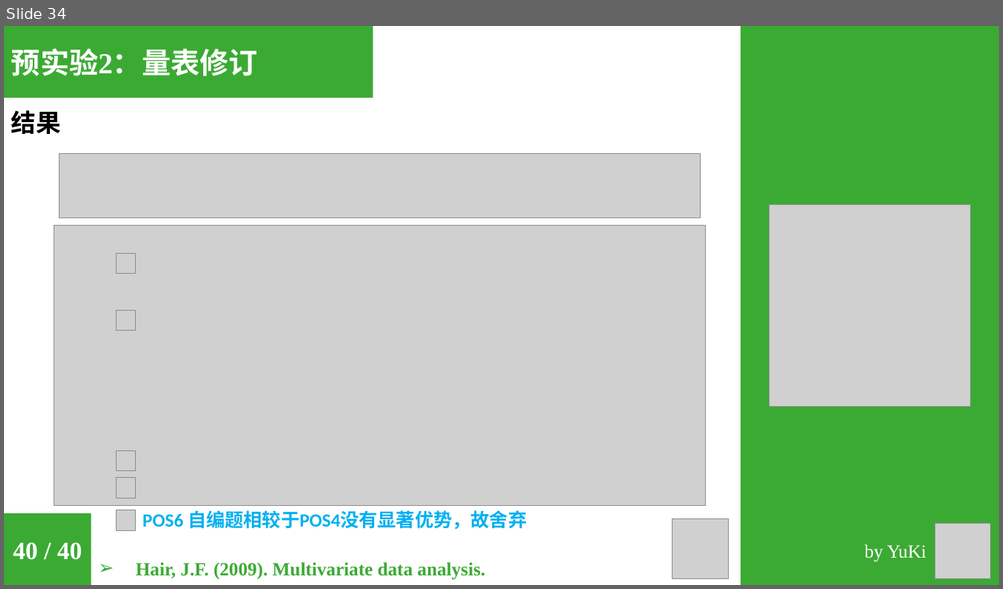
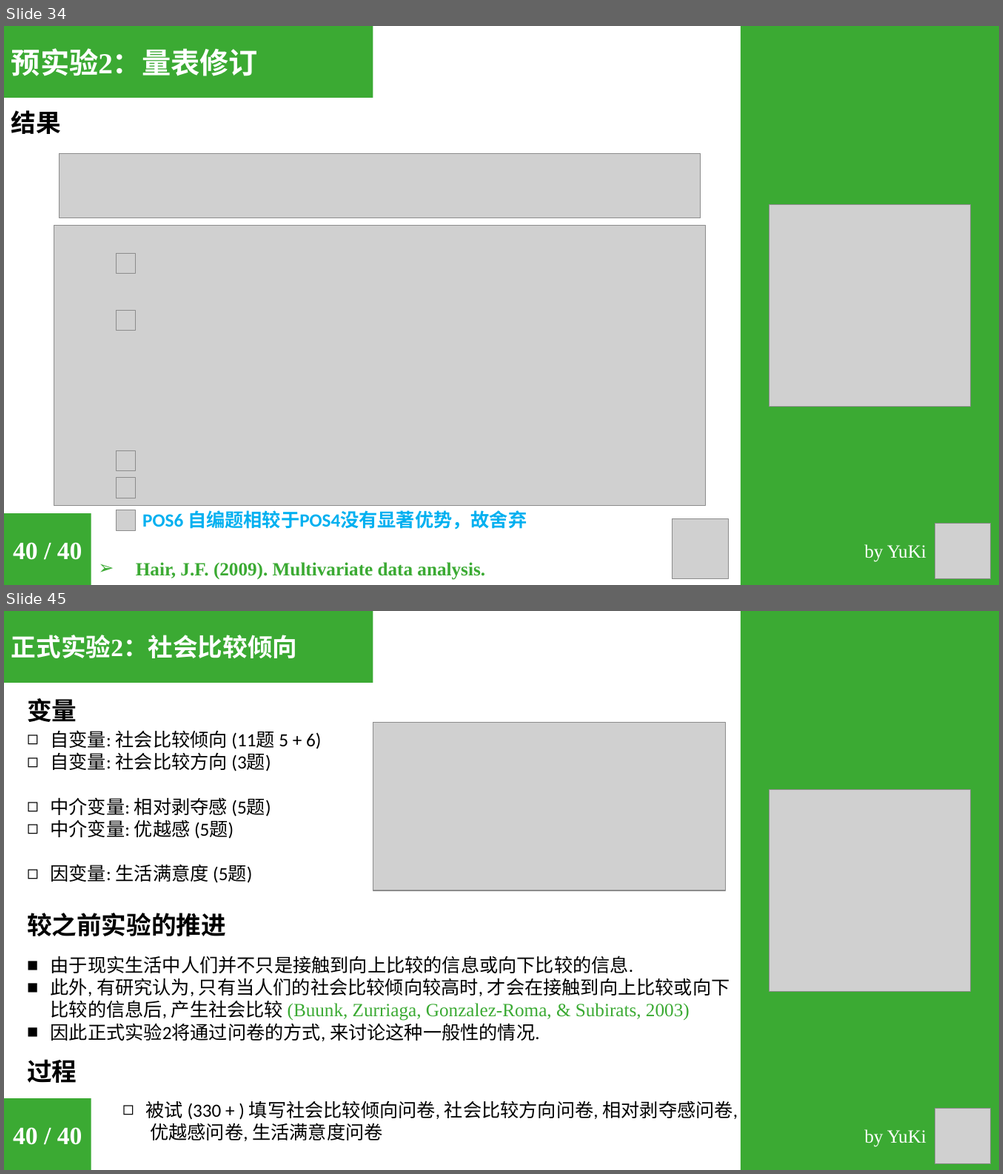
Before and after one commit to sinnyuki/SCO, a slide deck: 6_Reports/6_3_Midterm_Report/Midterm_Report.pptx. Shown one above the other, each under a label of ours: slide 34 before the commit, slides 34 and 45 after it; the slides between them are not shown. The pictures are 1003x589 and 1003x1174 pixels, drawn with LibreOffice and Linux fonts; fonts in the diff are those of the drawing; grey boxes stand for pictures. Boxes give left, top, right and bottom in pixels: in the first picture for what was removed or moved away, otherwise in the second. Text is boxed around its words. In the diff, an @@ line names an element or a change of style, - is before the commit and + after.

Commit message:
v0.0.5
完成了预实验3
筛选实验材料

```diff
--- a/6_Reports/6_3_Midterm_Report/Midterm_Report.pptx
+++ b/6_Reports/6_3_Midterm_Report/Midterm_Report.pptx
@@ slide 45 added at box(4, 611, 999, 1170), background #FFFFFF @@
@@ rectangle added at box(4, 611, 373, 683), fill #3BAA33, 24 pt, text #FFFFFF, bold @@
+正式实验2：社会比较倾向
@@ rectangle added at box(740, 611, 999, 1170), fill #3BAA33 @@
@@ text added at box(27, 698, 77, 722), 24 pt, text #000000, bold @@
+变量
@@ text added at box(51, 730, 321, 883), 18 pt, text #000000 @@
+◻ 自变量: 社会比较倾向 (11题 5 + 6)
+◻ 自变量: 社会比较方向 (3题)
+◻ 中介变量: 相对剥夺感 (5题)
+◻ 中介变量: 优越感 (5题)
+◻ 因变量: 生活满意度 (5题)
@@ picture added at box(373, 722, 726, 891) @@
@@ picture added at box(768, 790, 970, 991) @@
@@ text added at box(27, 913, 226, 937), 24 pt, text #000000, bold @@
+较之前实验的推进
@@ text added at box(51, 956, 730, 1042), 18 pt, text #000000 @@
+■ 由于现实生活中人们并不只是接触到向上比较的信息或向下比较的信息.
+■ 此外, 有研究认为, 只有当人们的社会比较倾向较高时, 才会在接触到向上比较或向下比较的信息后, 产生社会比较 (Buunk, Zurriaga, Gonzalez-Roma, & Subirats, 2003)
+■ 因此正式实验2将通过问卷的方式, 来讨论这种一般性的情况.
@@ text added at box(27, 1059, 77, 1083), 24 pt, text #000000, bold @@
+过程
@@ rectangle added at box(4, 1099, 91, 1170), fill #3BAA33, 24 pt, text #FFFFFF, bold @@
+40 / 40
@@ text added at box(146, 1101, 737, 1142), 18 pt, text #000000 @@
+◻ 被试 (330 + ) 填写社会比较倾向问卷, 社会比较方向问卷, 相对剥夺感问卷, 优越感问卷, 生活满意度问卷
@@ picture added at box(934, 1109, 990, 1165) @@
@@ text added at box(864, 1130, 926, 1147), 18 pt, text #FFFFFF @@
+by YuKi
```
Also in this commit, not shown: 5 slides changed, 14 other slides added, 2 slides removed, 33 other files.
